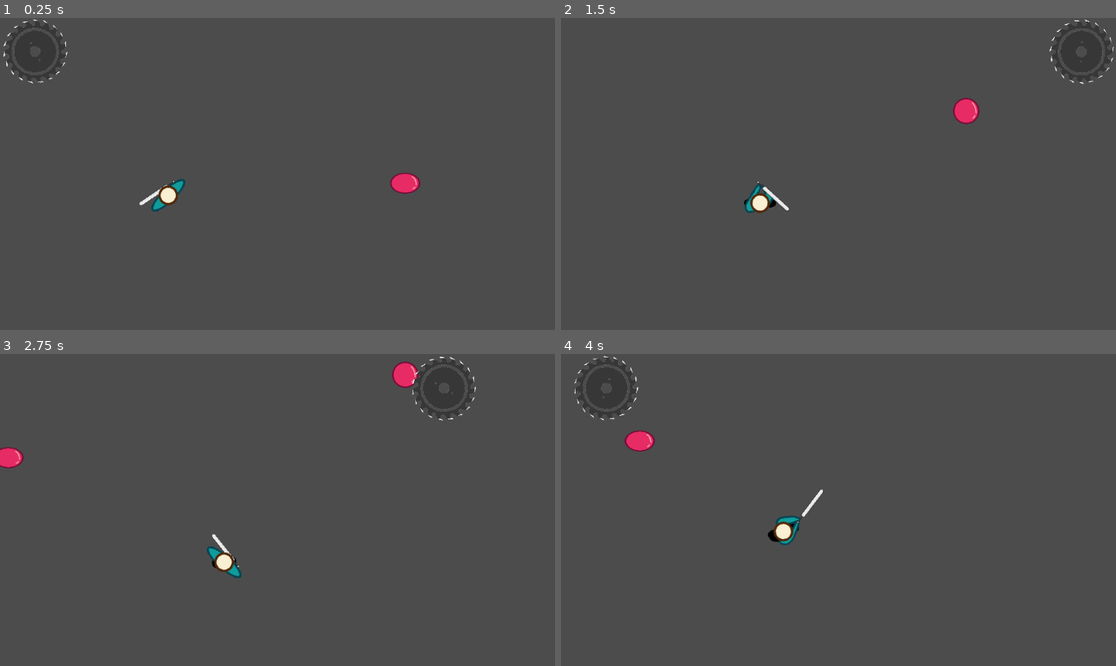
Above: before the commit, frames 1-4 (two rows, left to right).
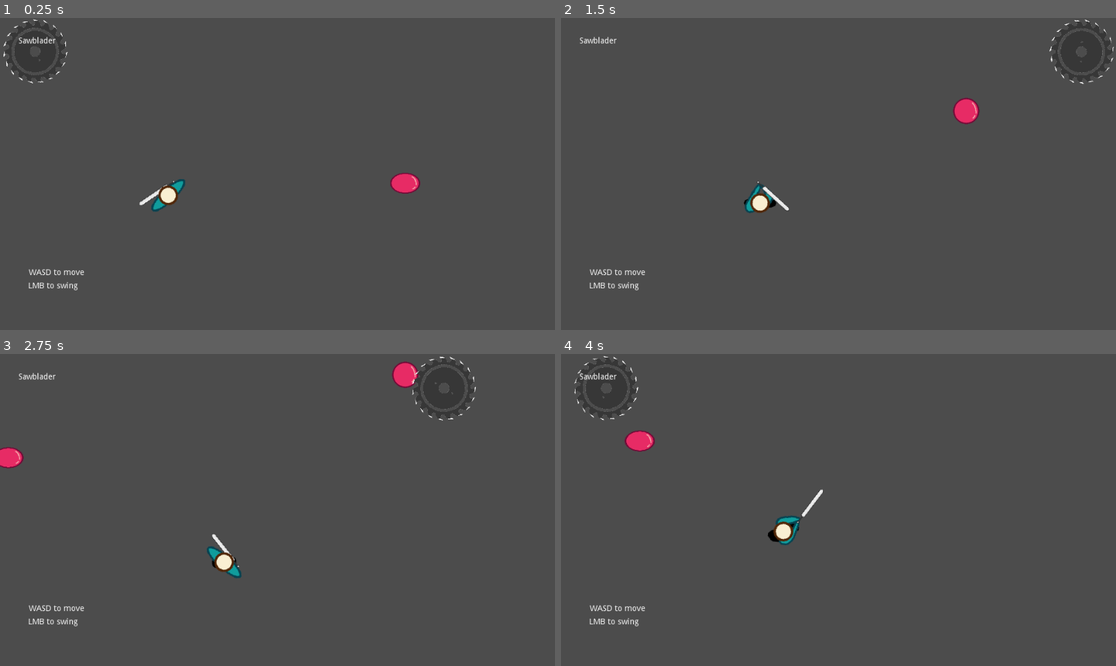
Above: after the commit, the same moments.

Repository: Zircon332/Sawblader
Game: Godot game, scene res://scenes/main.tscn
Same seed, same stepped clock (60 frames per second), same inputs: the game is played once before the commit and once after it.
Inputs (mouse positions are in pixels of both pictures, inside the frame that each line leads up to):
- Up to frame 1 (0.25 s): no input
- Up to frame 2 (1.5 s): move the mouse to (960, 158) at 0.52 s; hold D (move_right) 0.53-1.28 s; click (960, 158) at 0.6 s; move the mouse to (727, 189) at 1.27 s; hold S (move_down) from 1.28 s (still down); click (727, 189) at 1.35 s
- Up to frame 3 (2.75 s): move the mouse to (333, 441) at 2.02 s; release S (move_down) at 2.03 s; hold D (move_right) from 2.03 s (still down); click (333, 441) at 2.1 s
- Up to frame 4 (4 s): move the mouse to (810, 572) at 2.77 s; release D (move_right) at 2.78 s; hold W (move_up) 2.78-3.53 s; click (810, 572) at 2.85 s; move the mouse to (1005, 556) at 3.52 s; hold A (move_left) from 3.53 s (still down); click (1005, 556) at 3.6 s

The runs differ from the first frame. In frame 1, 0.3% of the frame differs, in the area x 3-16%, y 6-88%; in frame 2, 0.3%; in frame 3, 0.3%; in frame 4, 0.3%.

Commit message:
add start UI

Diff:
--- a/scenes/main.tscn
+++ b/scenes/main.tscn
@@ -40,3 +40,34 @@
 [node name="Wall4" parent="Walls" instance=ExtResource( 6 )]
 position = Vector2( 542, 715 )
 scale = Vector2( -87.51, -17.5083 )
+
+[node name="CanvasLayer" type="CanvasLayer" parent="."]
+
+[node name="StartScreen" type="Control" parent="CanvasLayer"]
+anchor_right = 1.0
+anchor_bottom = 1.0
+
+[node name="Title" type="RichTextLabel" parent="CanvasLayer/StartScreen"]
+margin_left = 32.0
+margin_top = 33.0
+margin_right = 106.0
+margin_bottom = 51.0
+size_flags_horizontal = 3
+size_flags_vertical = 3
+text = "Sawblader"
+scroll_active = false
+
+[node name="Text1" type="RichTextLabel" parent="CanvasLayer/StartScreen"]
+margin_left = 50.0
+margin_top = 434.0
+margin_right = 153.0
+margin_bottom = 454.0
+text = "WASD to move"
+
+[node name="Text2" type="RichTextLabel" parent="CanvasLayer/StartScreen"]
+margin_left = 49.0
+margin_top = 457.0
+margin_right = 159.0
+margin_bottom = 477.0
+rect_min_size = Vector2( 0, 20 )
+text = "LMB to swing"
